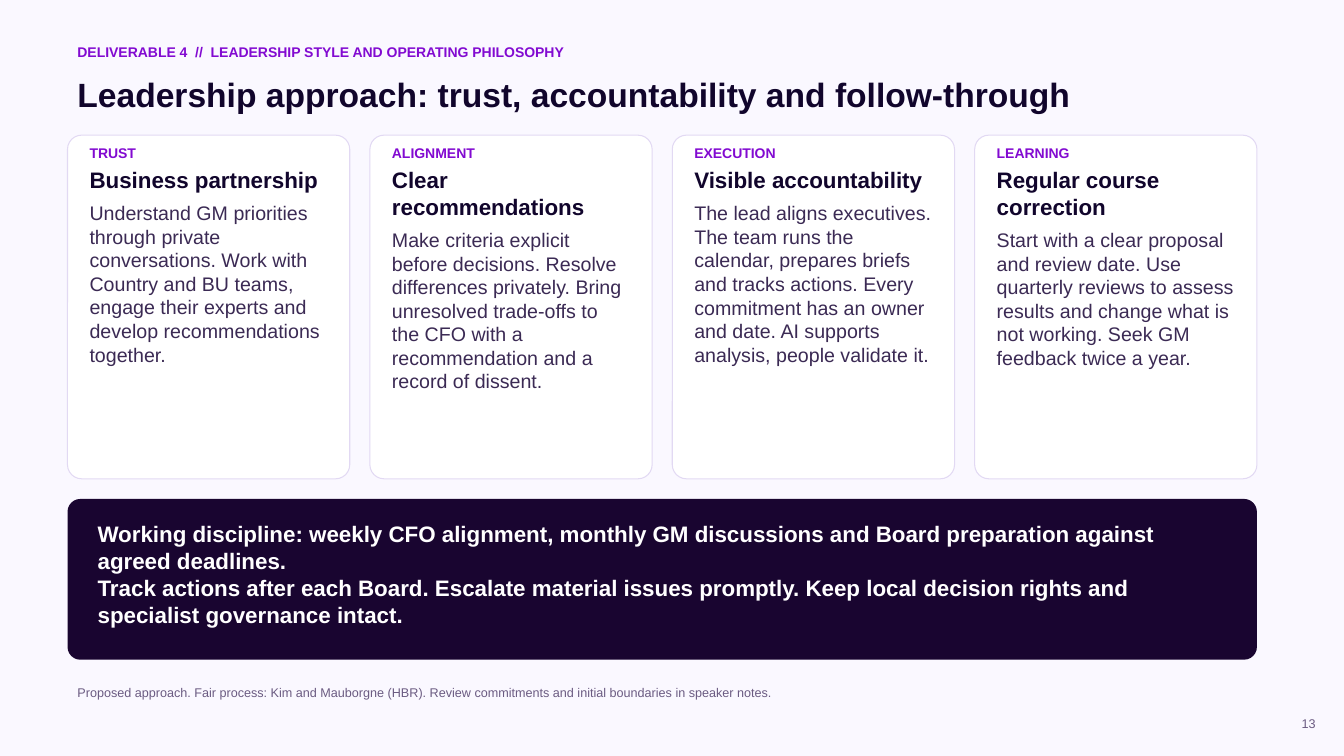
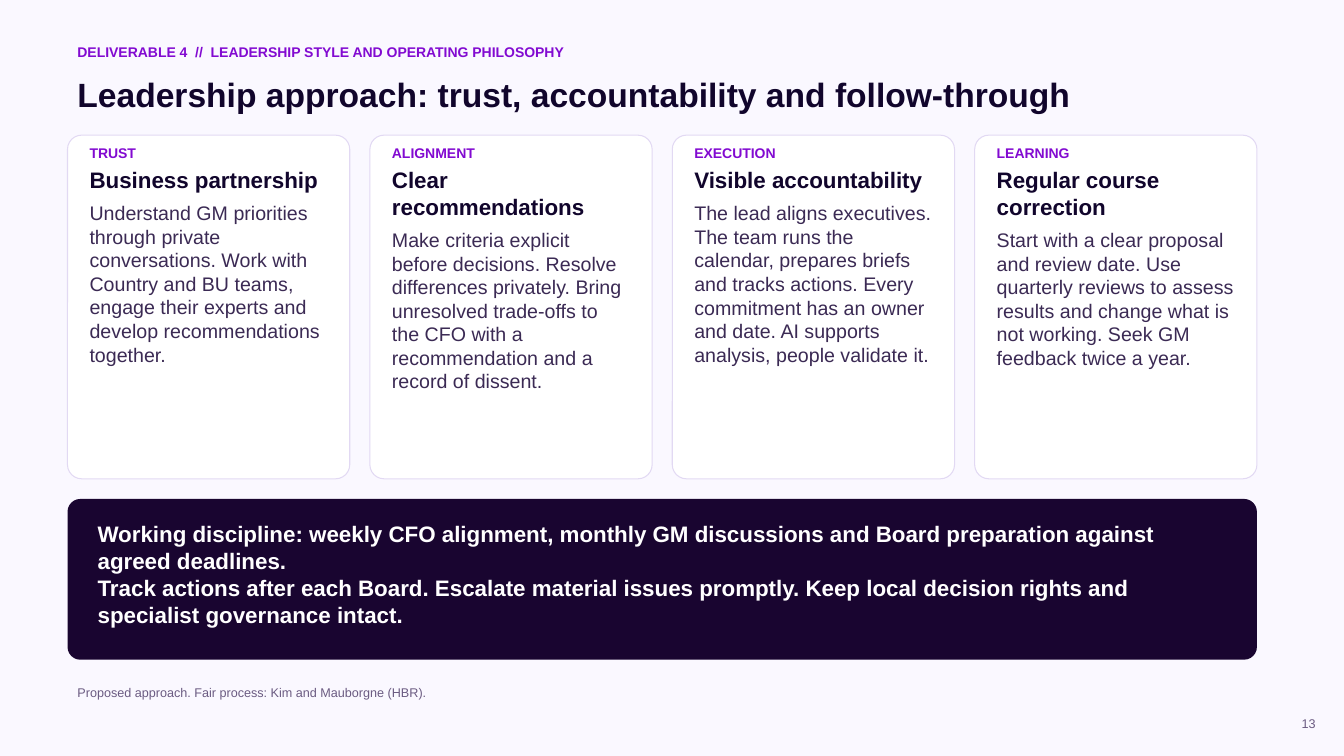
Before and after one commit to cmx24/business-case, a slide deck: slide 13 of deck/CFO_CoS_deck_v10.pptx. Drawn at 1344x756 pixels with LibreOffice and Linux fonts; fonts in the diff are those of the drawing. Boxes give left, top, right and bottom in pixels: in the first picture for what was removed or moved away, otherwise in the second. Text is boxed around its words. In the diff, an @@ line names an element or a change of style, - is before the commit and + after.

```diff
--- a/deck/CFO_CoS_deck_v10.pptx
+++ b/deck/CFO_CoS_deck_v10.pptx
@@ text at [77, 688, 427, 700]: text changed @@
-Proposed approach. Fair process: Kim and Mauborgne (HBR). Review commitments and initial boundaries in speaker notes.
+Proposed approach. Fair process: Kim and Mauborgne (HBR).
```
Also in this commit, not shown: 2 other slides changed, 3 other files.
